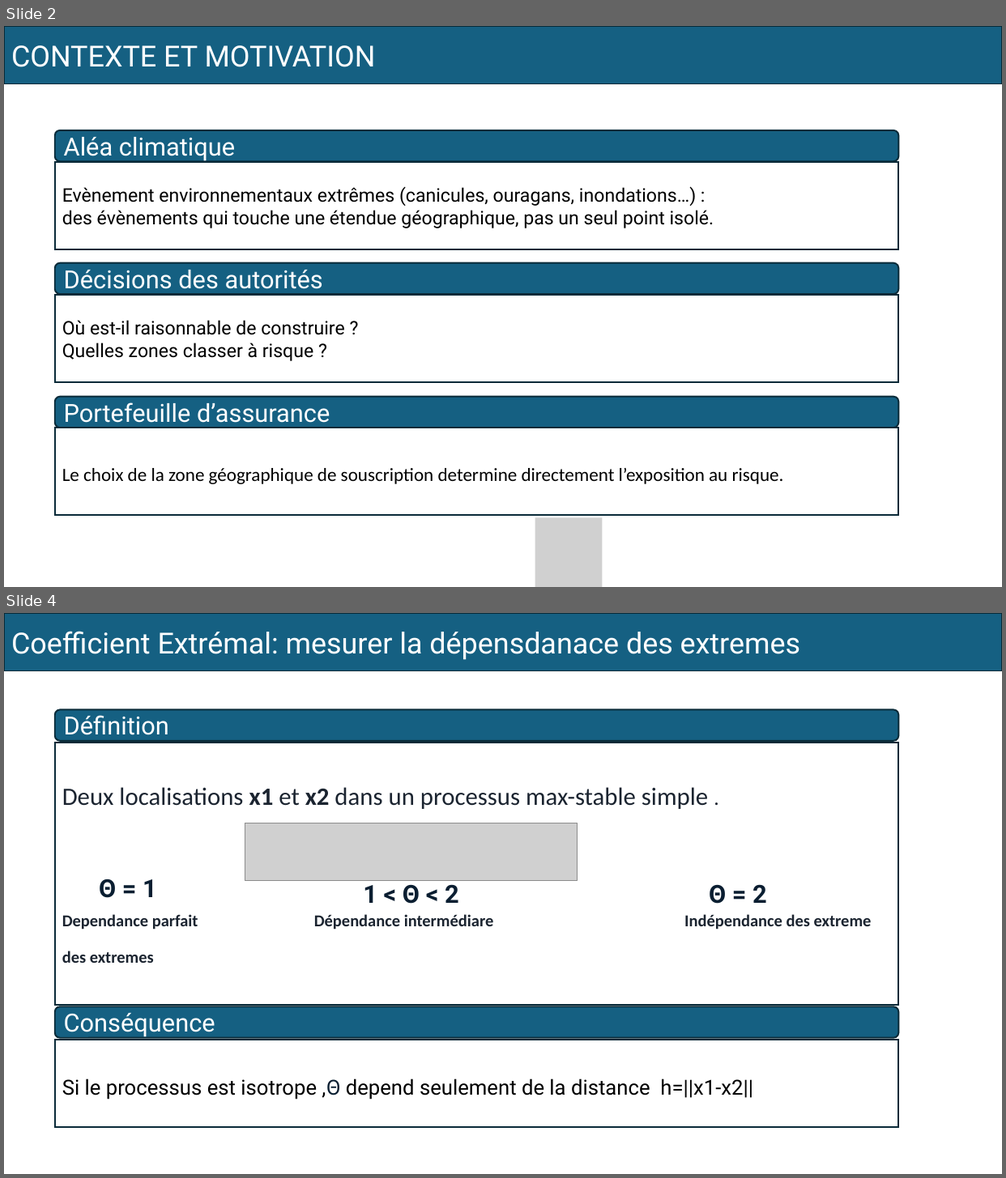
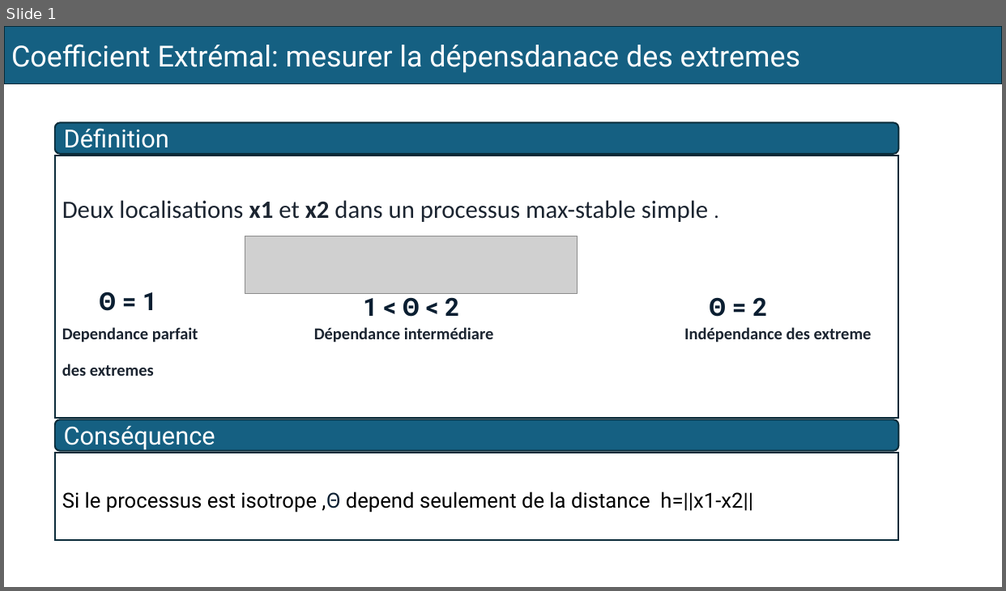
Before and after one commit to MamadouLamine27/projet-tve-max-stable, a slide deck: pptx/presentation_sauvegarde.pptx. Shown one above the other, each under a label of ours: slides 2 and 4 before the commit, slide 1 after it; the slides between them are not shown. The pictures are 1006x1178 and 1006x591 pixels, drawn with LibreOffice and Linux fonts; fonts in the diff are those of the drawing; grey boxes stand for pictures. Boxes give left, top, right and bottom in pixels: in the first picture for what was removed or moved away, otherwise in the second. Text is boxed around its words. In the diff, an @@ line names an element or a change of style, - is before the commit and + after.

```diff
--- a/pptx/presentation_sauvegarde.pptx
+++ b/pptx/presentation_sauvegarde.pptx
@@ slide 2 removed at <box>4,26,1002,587</box>, background #FFFFFF @@
@@ rectangle removed at <box>4,26,1002,84</box> @@
-CONTEXTE ET MOTIVATION
@@ rounded rectangle removed at <box>55,130,898,161</box> @@
-Aléa climatique
@@ rectangle removed at <box>55,162,898,250</box> @@
-Evènement environnementaux extrêmes (canicules, ouragans, inondations…) :
-des évènements qui touche une étendue géographique, pas un seul point isolé.
@@ rounded rectangle removed at <box>55,263,898,295</box> @@
-Décisions des autorités
@@ rectangle removed at <box>55,295,898,382</box> @@
-Où est-il raisonnable de construire ?
-Quelles zones classer à risque ?
@@ rounded rectangle removed at <box>55,396,898,428</box> @@
-Portefeuille d’assurance
@@ rectangle removed at <box>55,428,898,515</box> @@
-Le choix de la zone géographique de souscription determine directement l’exposition au risque.
@@ picture removed at <box>535,518,603,587</box> @@
@@ what was slide 4 is now slide 1 @@
```
Also in this commit, not shown: 3 other slides removed.
